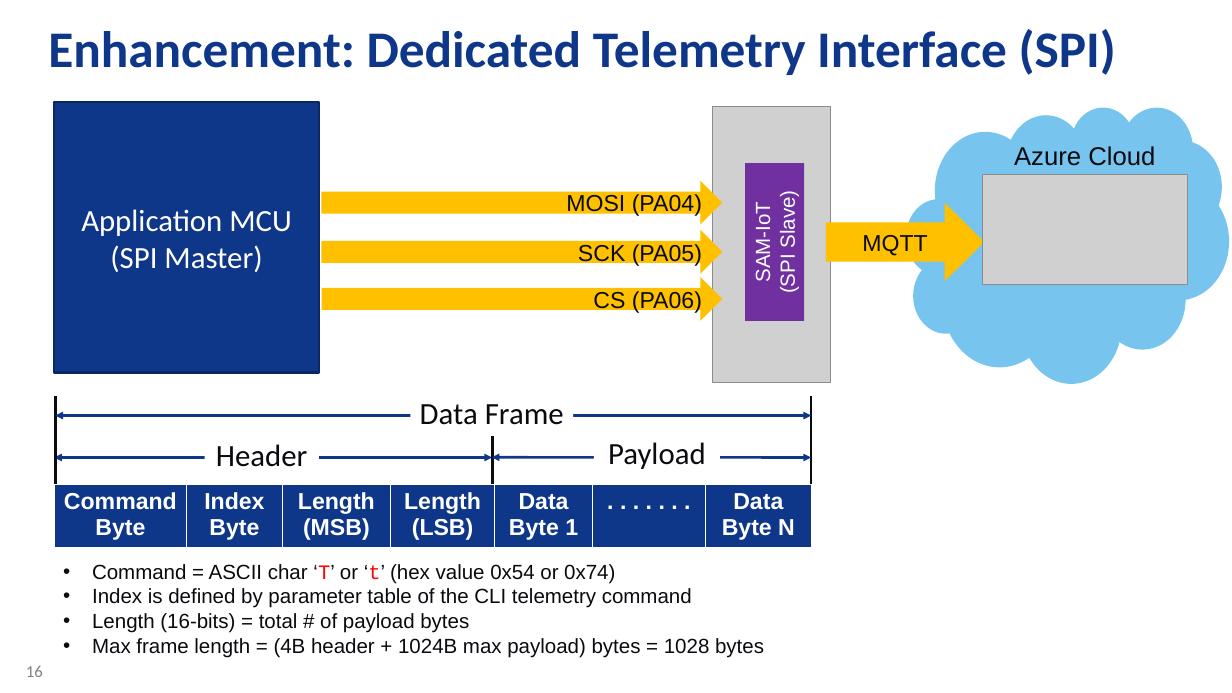
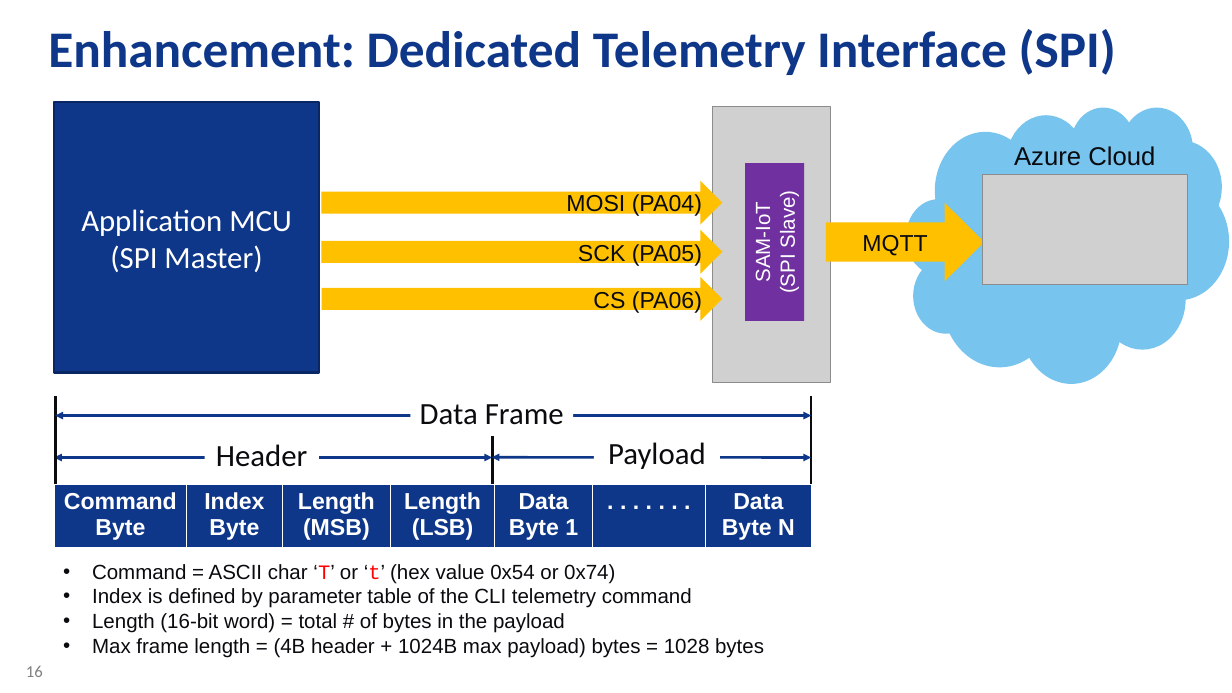
Before and after one commit to Azure-Samples/Microchip-SAM-IoT-Wx, a slide deck: slide 16 of AO-Smith-MSFT-MCHP-r6.pptx. Drawn at 1232x693 pixels with LibreOffice and Linux fonts; fonts in the diff are those of the drawing; grey boxes stand for pictures; background and template pictures are left out. Boxes give left, top, right and bottom in pixels: in the first picture for what was removed or moved away, otherwise in the second. Text is boxed around its words. In the diff, an @@ line names an element or a change of style, - is before the commit and + after.

```diff
--- a/AO-Smith-MSFT-MCHP-r6.pptx
+++ b/AO-Smith-MSFT-MCHP-r6.pptx
@@ text at (92,613,565,633): text changed @@
-• Length (16-bits) = total # of payload bytes
+• Length (16-bit word) = total # of bytes in the payload
```
Also in this commit, not shown: 1 other slide changed, 1 other file.
